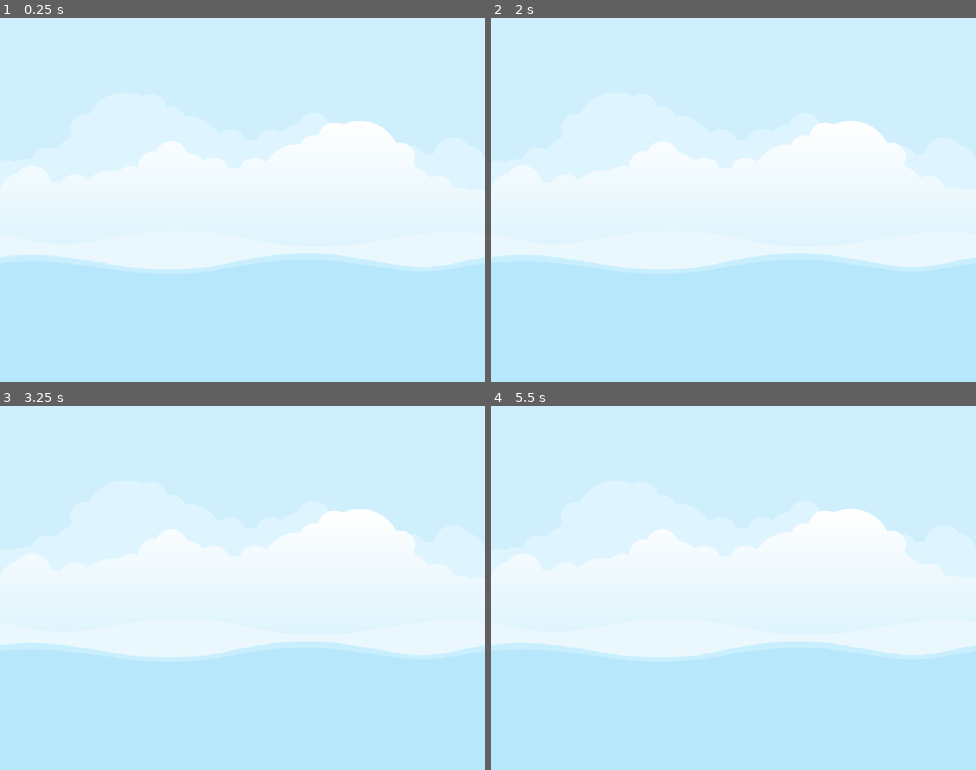
Above: before the commit, frames 1-4 (two rows, left to right).
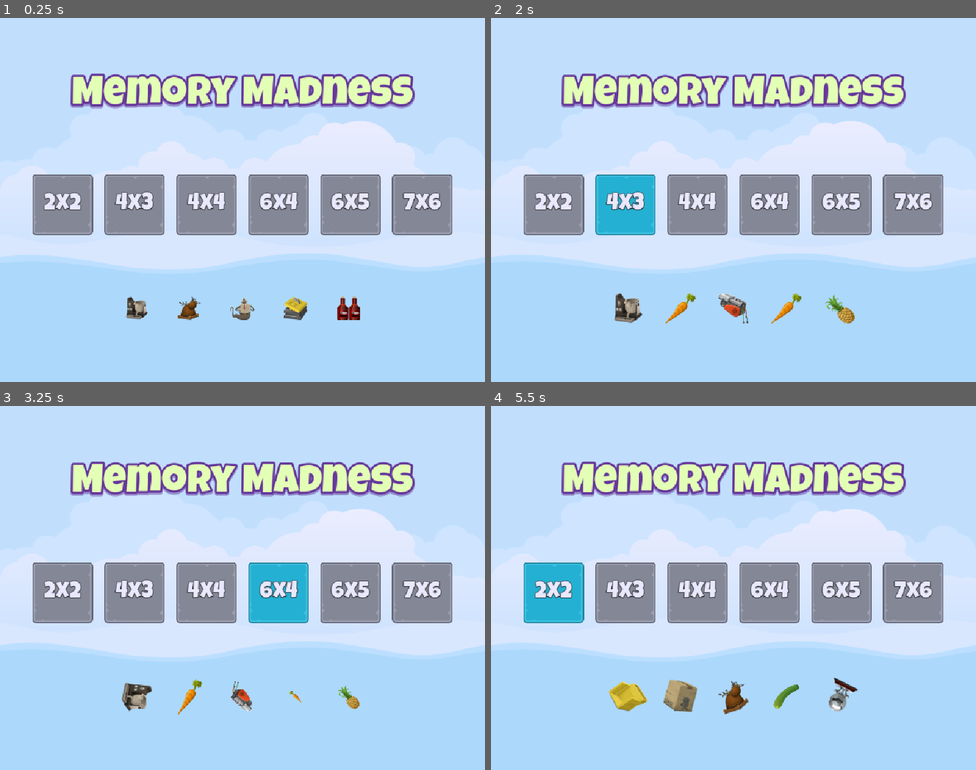
Above: after the commit, the same moments.

Repository: Mathorga/godot_training
Game: Godot game, scene res://scenes/master/master.tscn
The game is run twice, just before and just after one commit, with the same random seed, the same clock (stepped at 60 frames per second) and the same inputs.
Inputs (mouse positions are in pixels of both pictures, inside the frame that each line leads up to):
- Up to frame 1 (0.25 s): no input
- Up to frame 2 (2 s): click (554, 203) at 0.5 s, where only the run after the commit has a clickable "2x2"; click (626, 203) at 1.25 s, where only the run after the commit has a clickable "4x3"
- Up to frame 3 (3.25 s): click (208, 591) at 2 s, where only the run after the commit has a clickable "4x4"; click (276, 591) at 2.75 s, where only the run after the commit has a clickable "6x4"
- Up to frame 4 (5.5 s): click (840, 591) at 3.5 s, where only the run after the commit has a clickable "6x5"; click (912, 591) at 4.25 s, where only the run after the commit has a clickable "7x6"; click (554, 591) at 5 s, where only the run after the commit has a clickable "2x2"

The runs differ from the first frame. In frame 1, 19% of the frame differs, in the area x 6-94%, y 15-83%; in frame 2, 19%; in frame 3, 18%; in frame 4, 19%, in the area x 6-94%, y 15-85%.
Error before the commit: Trying to assign value of type 'GDScript' to a variable of type 'image_files_list_resource.gd'. (res://globals/image_manager.gd:13)

Commit message:
Updated Memory Madness

Diff:
--- a/memory-madness/globals/image_manager.gd
+++ b/memory-madness/globals/image_manager.gd
@@ -10,7 +10,7 @@
 var image_list: Array[Texture2D] = []
 
 func _enter_tree() -> void:
-	var ifl_resource: ImageFilesListResource = load("res://classes/image_files_list_resource.gd")
+	var ifl_resource: ImageFilesListResource = load("res://resources/image_files_list.tres")
 	for file in ifl_resource.file_names:
 		image_list.append(load(file))
 
--- /dev/null
+++ b/memory-madness/resources/level_button_48_label_settings.tres
@@ -0,0 +1,13 @@
+[gd_resource type="LabelSettings" load_steps=2 format=3 uid="uid://c5htp8w5kcud3"]
+
+[ext_resource type="FontFile" uid="uid://xdd3sguxmrw4" path="res://assets/fonts/LuckiestGuy-Regular.ttf" id="1_qrsxd"]
+
+[resource]
+font = ExtResource("1_qrsxd")
+font_size = 48
+font_color = Color(0.91353273, 0.90882415, 0.99076575, 1)
+outline_size = 4
+outline_color = Color(0.15247649, 0.15247649, 0.15247646, 1)
+shadow_size = 4
+shadow_color = Color(0, 0, 0, 0.50980395)
+shadow_offset = Vector2(0, 1)
--- /dev/null
+++ b/memory-madness/resources/title_72_label_settings.tres
@@ -0,0 +1,13 @@
+[gd_resource type="LabelSettings" load_steps=2 format=3 uid="uid://ctm8k417ypjlu"]
+
+[ext_resource type="FontFile" uid="uid://xdd3sguxmrw4" path="res://assets/fonts/LuckiestGuy-Regular.ttf" id="1_5n6gu"]
+
+[resource]
+font = ExtResource("1_5n6gu")
+font_size = 84
+font_color = Color(0.88885444, 1, 0.71085423, 1)
+outline_size = 18
+outline_color = Color(0.39607844, 0.20784314, 0.6039216, 1)
+shadow_size = 20
+shadow_color = Color(0.39607844, 0.20784314, 0.6039216, 0.48235294)
+shadow_offset = Vector2(0, 4)
--- /dev/null
+++ b/memory-madness/scenes/front_sprite/front_sprite.gd
@@ -0,0 +1,39 @@
+extends TextureRect
+
+class_name FrontSprite
+
+## Scale sizes.
+const SCALE_SMALL: Vector2 = Vector2(0.1, 0.1)
+const SCALE_STD: Vector2 = Vector2.ONE
+
+## Time for scaling animation to complete.
+const SCALE_TIME: float = 1.0
+
+# Called when the node enters the scene tree for the first time.
+func _ready() -> void:
+	set_random_image()
+	run_animation()
+
+func set_random_image() -> void:
+	texture = ImageManager.get_random_item_image()
+
+func get_random_spin_time() -> float:
+	return randf_range(0.5, 1.5)
+
+func get_random_rotation() -> float:
+	return randf_range(-360.0 , 360.0)
+
+func run_animation() -> void:
+	var tween: Tween = create_tween()
+	# tween.set_loops()
+
+	# Scale down.
+	tween.tween_property(self, "scale", SCALE_SMALL , SCALE_TIME)
+	tween.tween_callback(set_random_image)
+
+	# Then scale back up and rotate.
+	tween.tween_property(self, "scale", SCALE_STD , SCALE_TIME)
+	tween.tween_property(self, "rotation_degrees", get_random_rotation(), get_random_spin_time())
+
+	# Every tween is garbage-collected after it's been used.
+	tween.tween_callback(run_animation)
--- /dev/null
+++ b/memory-madness/scenes/front_sprite/front_sprite.tscn
@@ -0,0 +1,20 @@
+[gd_scene load_steps=3 format=3 uid="uid://jj3mpvi6j1ub"]
+
+[ext_resource type="Texture2D" uid="uid://cm3x4oiekoxmy" path="res://icon.png" id="1_h2t85"]
+[ext_resource type="Script" uid="uid://cx6d8rylpgj12" path="res://scenes/front_sprite/front_sprite.gd" id="2_3edog"]
+
+[node name="FrontSprite" type="TextureRect"]
+anchors_preset = 8
+anchor_left = 0.5
+anchor_top = 0.5
+anchor_right = 0.5
+anchor_bottom = 0.5
+offset_left = -32.0
+offset_top = -32.0
+offset_right = 32.0
+offset_bottom = 32.0
+grow_horizontal = 2
+grow_vertical = 2
+pivot_offset = Vector2(32, 32)
+texture = ExtResource("1_h2t85")
+script = ExtResource("2_3edog")
--- /dev/null
+++ b/memory-madness/scenes/level_button/level_button.gd
@@ -0,0 +1,27 @@
+extends TextureButton
+
+class_name LevelButton
+
+@export var level_number: int = 0
+
+@onready var label: Label = $Label
+
+func _enter_tree() -> void:
+	pressed.connect(on_pressed)
+
+# Called when the node enters the scene tree for the first time.
+func _ready() -> void:
+	set_label_text()
+
+func set_label_text() -> void:
+	var level_settings: LevelSettingResource = LevelDataSelector.get_level_setting(level_number)
+	if level_settings == null:
+		return
+
+	label.text = "%dx%d" % [
+		level_settings.get_cols(),
+		level_settings.get_rows()
+	]
+
+func on_pressed() -> void:
+	print("Pressed level button %d" % level_number)
--- /dev/null
+++ b/memory-madness/scenes/level_button/level_button.tscn
@@ -0,0 +1,44 @@
+[gd_scene load_steps=6 format=3 uid="uid://da7tu5axwthyf"]
+
+[ext_resource type="Texture2D" uid="uid://dyyo4405gtelv" path="res://assets/ui/level_select_frame_128.png" id="1_m5ckn"]
+[ext_resource type="Texture2D" uid="uid://csyrgkk7bmaer" path="res://assets/ui/level_select_frame_hover_128.png" id="2_0k6fu"]
+[ext_resource type="Texture2D" uid="uid://b8n874uu1887m" path="res://assets/ui/level_select_frame_select_128.png" id="2_fe81u"]
+[ext_resource type="LabelSettings" uid="uid://c5htp8w5kcud3" path="res://resources/level_button_48_label_settings.tres" id="4_c5ob8"]
+[ext_resource type="Script" uid="uid://1opb22k4yyc2" path="res://scenes/level_button/level_button.gd" id="4_krweh"]
+
+[node name="LevelButton" type="TextureButton"]
+anchors_preset = 8
+anchor_left = 0.5
+anchor_top = 0.5
+anchor_right = 0.5
+anchor_bottom = 0.5
+offset_left = -64.0
+offset_top = -64.0
+offset_right = 64.0
+offset_bottom = 64.0
+grow_horizontal = 2
+grow_vertical = 2
+texture_normal = ExtResource("1_m5ckn")
+texture_pressed = ExtResource("2_fe81u")
+texture_hover = ExtResource("2_0k6fu")
+script = ExtResource("4_krweh")
+
+[node name="Label" type="Label" parent="."]
+layout_mode = 1
+anchors_preset = 8
+anchor_left = 0.5
+anchor_top = 0.5
+anchor_right = 0.5
+anchor_bottom = 0.5
+offset_left = -20.0
+offset_top = -11.5
+offset_right = 20.0
+offset_bottom = 11.5
+grow_horizontal = 2
+grow_vertical = 2
+text = "0x0"
+label_settings = ExtResource("4_c5ob8")
+horizontal_alignment = 1
+vertical_alignment = 1
+
+[node name="ClickSound" type="AudioStreamPlayer" parent="."]
--- /dev/null
+++ b/memory-madness/scenes/main/main.tscn
@@ -0,0 +1,106 @@
+[gd_scene load_steps=4 format=3 uid="uid://c4fyfnu4l4ki7"]
+
+[ext_resource type="LabelSettings" uid="uid://ctm8k417ypjlu" path="res://resources/title_72_label_settings.tres" id="1_hyk8p"]
+[ext_resource type="PackedScene" uid="uid://da7tu5axwthyf" path="res://scenes/level_button/level_button.tscn" id="2_iuonh"]
+[ext_resource type="PackedScene" uid="uid://jj3mpvi6j1ub" path="res://scenes/front_sprite/front_sprite.tscn" id="3_k2fmo"]
+
+[node name="Main" type="Control"]
+layout_mode = 3
+anchors_preset = 15
+anchor_right = 1.0
+anchor_bottom = 1.0
+grow_horizontal = 2
+grow_vertical = 2
+
+[node name="ColorRect" type="ColorRect" parent="."]
+layout_mode = 1
+anchors_preset = 15
+anchor_right = 1.0
+anchor_bottom = 1.0
+grow_horizontal = 2
+grow_vertical = 2
+color = Color(0.39607844, 0.45882353, 1, 0.13333334)
+
+[node name="VBoxContainer" type="VBoxContainer" parent="."]
+layout_mode = 1
+anchors_preset = 15
+anchor_right = 1.0
+anchor_bottom = 1.0
+grow_horizontal = 2
+grow_vertical = 2
+theme_override_constants/separation = 0
+
+[node name="Spacer" type="Control" parent="VBoxContainer"]
+layout_mode = 2
+size_flags_vertical = 3
+
+[node name="TitleLabel" type="Label" parent="VBoxContainer"]
+layout_mode = 2
+size_flags_horizontal = 4
+text = "Memory Madness"
+label_settings = ExtResource("1_hyk8p")
+horizontal_alignment = 1
+vertical_alignment = 1
+
+[node name="Spacer2" type="Control" parent="VBoxContainer"]
+layout_mode = 2
+size_flags_vertical = 3
+
+[node name="LevelButtonsHBox" type="HBoxContainer" parent="VBoxContainer"]
+layout_mode = 2
+size_flags_horizontal = 4
+size_flags_vertical = 4
+theme_override_constants/separation = 24
+
+[node name="LevelButton1" parent="VBoxContainer/LevelButtonsHBox" instance=ExtResource("2_iuonh")]
+layout_mode = 2
+level_number = 1
+
+[node name="LevelButton2" parent="VBoxContainer/LevelButtonsHBox" instance=ExtResource("2_iuonh")]
+layout_mode = 2
+level_number = 2
+
+[node name="LevelButton3" parent="VBoxContainer/LevelButtonsHBox" instance=ExtResource("2_iuonh")]
+layout_mode = 2
+level_number = 3
+
+[node name="LevelButton4" parent="VBoxContainer/LevelButtonsHBox" instance=ExtResource("2_iuonh")]
+layout_mode = 2
+level_number = 4
+
+[node name="LevelButton5" parent="VBoxContainer/LevelButtonsHBox" instance=ExtResource("2_iuonh")]
+layout_mode = 2
+level_number = 5
+
+[node name="LevelButton6" parent="VBoxContainer/LevelButtonsHBox" instance=ExtResource("2_iuonh")]
+layout_mode = 2
+level_number = 6
+
+[node name="Spacer3" type="Control" parent="VBoxContainer"]
+layout_mode = 2
+size_flags_vertical = 3
+
+[node name="SpritesHBox" type="HBoxContainer" parent="VBoxContainer"]
+layout_mode = 2
+size_flags_horizontal = 4
+size_flags_vertical = 4
+theme_override_constants/separation = 48
+
+[node name="FrontSprite1" parent="VBoxContainer/SpritesHBox" instance=ExtResource("3_k2fmo")]
+layout_mode = 2
+
+[node name="FrontSprite2" parent="VBoxContainer/SpritesHBox" instance=ExtResource("3_k2fmo")]
+layout_mode = 2
+
+[node name="FrontSprite3" parent="VBoxContainer/SpritesHBox" instance=ExtResource("3_k2fmo")]
+layout_mode = 2
+
+[node name="FrontSprite4" parent="VBoxContainer/SpritesHBox" instance=ExtResource("3_k2fmo")]
+layout_mode = 2
+
+[node name="FrontSprite5" parent="VBoxContainer/SpritesHBox" instance=ExtResource("3_k2fmo")]
+layout_mode = 2
+
+[node name="Spacer4" type="Control" parent="VBoxContainer"]
+layout_mode = 2
+size_flags_vertical = 3
--- a/memory-madness/scenes/master/master.tscn
+++ b/memory-madness/scenes/master/master.tscn
@@ -1,6 +1,7 @@
-[gd_scene load_steps=2 format=3 uid="uid://b80051ck1e5ik"]
+[gd_scene load_steps=3 format=3 uid="uid://b80051ck1e5ik"]
 
 [ext_resource type="Texture2D" uid="uid://issuohsrs4u2" path="res://assets/images/backgroundEmpty.png" id="1_kwmx6"]
+[ext_resource type="PackedScene" uid="uid://c4fyfnu4l4ki7" path="res://scenes/main/main.tscn" id="2_jlra2"]
 
 [node name="Master" type="Control"]
 layout_mode = 3
@@ -20,3 +21,6 @@
 texture = ExtResource("1_kwmx6")
 
 [node name="Music" type="AudioStreamPlayer" parent="."]
+
+[node name="Main" parent="." instance=ExtResource("2_jlra2")]
+layout_mode = 1
Not shown, added: memory-madness/scenes/front_sprite/front_sprite.gd.uid
Not shown, added: memory-madness/scenes/level_button/level_button.gd.uid
